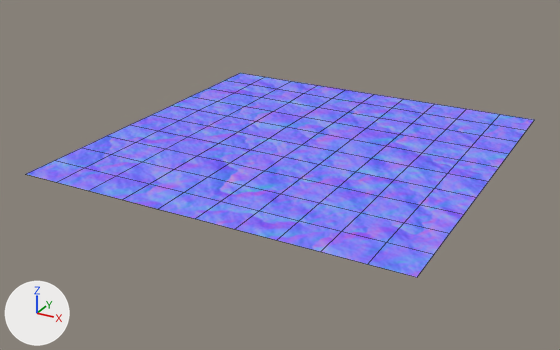
What one commit did to the OBJ model DirectX11/Assets/Models/plane1.obj.
Both versions are drawn from a 50 mm lens placed at (44.0, -86.1, 37.9), pointed at (-1.8, -2.9, -3.7). The axes (+X, +Y, +Z) are drawn at lower left. The lights are the same throughout. Mesh edges are drawn as thin lines. Where no turn or scale is listed for an object, it has been applied to the vertices.
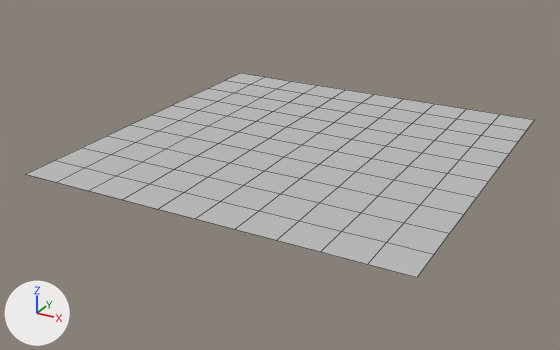
The newer file is also rescaled (x0.02) as a whole; pictures and numbers use the older file's frame.

Scene script edits in JSON lines:
```json
{"op": "add", "block": "mat_initialshadinggroup", "code": ["mat_initialshadinggroup = principled_material('initialShadingGroup')", "mat_initialshadinggroup.base_color = (0.5, 0.5, 0.5)  # grey #bcbcbc", "mat_initialshadinggroup.roughness = 1.0"]}
{"block": "me_plane1", "where": "me_plane1.from_pydata(...)  # 121 vertices, 100 faces; spans x -25.0..25.0, y -25.0..25.0, z 0.0"}
{"op": "remove", "block": "me_plane1", "code": "me_plane1.materials.append(mat_lambert2sg)  # picture img_plane_png"}
{"op": "add", "block": "me_plane1", "code": "me_plane1.materials.append(mat_initialshadinggroup)  # grey #bcbcbc"}
```

Location of each change, (x1, y1, x2, y2) in pixels of the pictures (560 x 350 px):
```json
{"object": "plane1", "change": "recoloured", "before": [27, 73, 534, 277], "after": [27, 73, 534, 277], "on screen": "blue to grey"}
```
